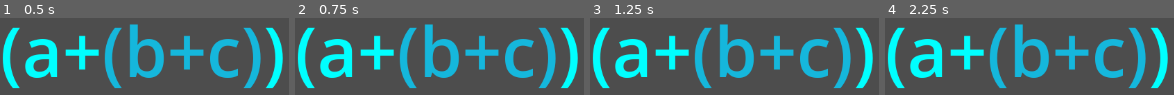
Above: before the commit, frames 1-4 (left to right).
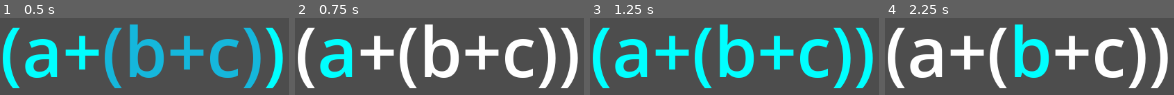
Above: after the commit, the same moments.

Repository: theoahfeldt/emperical-maths
Game: Godot game, scene res://test.tscn
Two runs of this game, one before a commit and one after it. Both use one fixed random seed, a clock stepped at 60 frames per second and the inputs below.
Inputs:
- Up to frame 1 (0.5 s): no input
- Up to frame 2 (0.75 s): tap Enter at 0.5 s; hold Right (expression_right, bound only after the commit) from 0.53 s (still down); tap Down (expression_in, bound only after the commit) at 0.6 s
- Up to frame 3 (1.25 s): keep holding Right (expression_right, bound only after the commit); tap Up (expression_out, bound only after the commit) at 0.8 s
- Up to frame 4 (2.25 s): tap Space at 1.25 s; release Right (expression_right, bound only after the commit) at 1.28 s; hold Left (expression_left, bound only after the commit) 1.28-2.03 s; tap Up (expression_out, bound only after the commit) at 1.35 s; tap Down (expression_in, bound only after the commit) at 1.55, 2.1 s; tap Enter at 2 s; hold Right (expression_right, bound only after the commit) from 2.03 s (still down)

Frame 1 is identical in both runs. In frame 2, 20% of the frame differs, in the area x 0-98%, y 7-93%; in frame 3, 12%; in frame 4, 23%.

Commit message:
Add controls for navigating algebraic expressions

Diff:
--- /dev/null
+++ b/game/expression_selector.gd
@@ -0,0 +1,51 @@
+extends Node2D
+
+
+var selected_stack: Array
+@export var selected_expression: AlgebraicExpression
+
+
+# Add signals for when an expression is selected and deselected
+# React to signals in AlgebraicExpression
+func select(expression: AlgebraicExpression):
+	selected_expression.deselected()
+	selected_expression = expression
+	expression.selected()
+
+
+func select_inner():
+	if selected_expression is Sum:
+		selected_stack.append(selected_expression)
+		select(selected_expression.a)
+
+
+func select_outer():
+	if selected_stack.size() > 0:
+		select(selected_stack.pop_back())
+
+
+func select_left():
+	if selected_stack.size() > 0:
+		select(selected_stack.back().a)
+
+
+func select_right():
+	if selected_stack.size() > 0:
+		select(selected_stack.back().b)
+
+
+# Called when the node enters the scene tree for the first time.
+func _ready() -> void:
+	pass # Replace with function body.
+
+
+# Called every frame. 'delta' is the elapsed time since the previous frame.
+func _process(delta: float) -> void:
+	if Input.is_action_just_pressed("expression_in"):
+		select_inner()
+	if Input.is_action_just_pressed("expression_out"):
+		select_outer()
+	if Input.is_action_just_pressed("expression_left"):
+		select_left()
+	if Input.is_action_just_pressed("expression_right"):
+		select_right()
--- /dev/null
+++ b/game/expression_selector.tscn
@@ -0,0 +1,6 @@
+[gd_scene load_steps=2 format=3 uid="uid://tjrwnnixkfgc"]
+
+[ext_resource type="Script" path="res://expression_selector.gd" id="1_jpry7"]
+
+[node name="ExpressionSelector" type="Node2D"]
+script = ExtResource("1_jpry7")
--- a/game/project.godot
+++ b/game/project.godot
@@ -14,3 +14,30 @@
 run/main_scene="res://test.tscn"
 config/features=PackedStringArray("4.1", "Forward Plus")
 config/icon="res://icon.svg"
+
+[input]
+
+expression_in={
+"deadzone": 0.5,
+"events": [Object(InputEventKey,"resource_local_to_scene":false,"resource_name":"","device":-1,"window_id":0,"alt_pressed":false,"shift_pressed":false,"ctrl_pressed":false,"meta_pressed":false,"pressed":false,"keycode":0,"physical_keycode":4194322,"key_label":0,"unicode":0,"echo":false,"script":null)
+, Object(InputEventKey,"resource_local_to_scene":false,"resource_name":"","device":-1,"window_id":0,"alt_pressed":false,"shift_pressed":false,"ctrl_pressed":false,"meta_pressed":false,"pressed":false,"keycode":0,"physical_keycode":83,"key_label":0,"unicode":115,"echo":false,"script":null)
+]
+}
+expression_out={
+"deadzone": 0.5,
+"events": [Object(InputEventKey,"resource_local_to_scene":false,"resource_name":"","device":-1,"window_id":0,"alt_pressed":false,"shift_pressed":false,"ctrl_pressed":false,"meta_pressed":false,"pressed":false,"keycode":0,"physical_keycode":4194320,"key_label":0,"unicode":0,"echo":false,"script":null)
+, Object(InputEventKey,"resource_local_to_scene":false,"resource_name":"","device":-1,"window_id":0,"alt_pressed":false,"shift_pressed":false,"ctrl_pressed":false,"meta_pressed":false,"pressed":false,"keycode":0,"physical_keycode":87,"key_label":0,"unicode":119,"echo":false,"script":null)
+]
+}
+expression_left={
+"deadzone": 0.5,
+"events": [Object(InputEventKey,"resource_local_to_scene":false,"resource_name":"","device":-1,"window_id":0,"alt_pressed":false,"shift_pressed":false,"ctrl_pressed":false,"meta_pressed":false,"pressed":false,"keycode":0,"physical_keycode":4194319,"key_label":0,"unicode":0,"echo":false,"script":null)
+, Object(InputEventKey,"resource_local_to_scene":false,"resource_name":"","device":-1,"window_id":0,"alt_pressed":false,"shift_pressed":false,"ctrl_pressed":false,"meta_pressed":false,"pressed":false,"keycode":0,"physical_keycode":65,"key_label":0,"unicode":97,"echo":false,"script":null)
+]
+}
+expression_right={
+"deadzone": 0.5,
+"events": [Object(InputEventKey,"resource_local_to_scene":false,"resource_name":"","device":-1,"window_id":0,"alt_pressed":false,"shift_pressed":false,"ctrl_pressed":false,"meta_pressed":false,"pressed":false,"keycode":0,"physical_keycode":4194321,"key_label":0,"unicode":0,"echo":false,"script":null)
+, Object(InputEventKey,"resource_local_to_scene":false,"resource_name":"","device":-1,"window_id":0,"alt_pressed":false,"shift_pressed":false,"ctrl_pressed":false,"meta_pressed":false,"pressed":false,"keycode":0,"physical_keycode":68,"key_label":0,"unicode":100,"echo":false,"script":null)
+]
+}
--- a/game/test.tscn
+++ b/game/test.tscn
@@ -1,8 +1,9 @@
-[gd_scene load_steps=4 format=3 uid="uid://c5nv2jrhdp0yc"]
+[gd_scene load_steps=5 format=3 uid="uid://c5nv2jrhdp0yc"]
 
 [ext_resource type="PackedScene" uid="uid://ca5nxd4726ve2" path="res://sum.tscn" id="1_iew4d"]
 [ext_resource type="Script" path="res://test.gd" id="1_kljmg"]
 [ext_resource type="PackedScene" uid="uid://bdg6hiohjx720" path="res://variable.tscn" id="1_t0nqu"]
+[ext_resource type="PackedScene" uid="uid://tjrwnnixkfgc" path="res://expression_selector.tscn" id="4_mfjwm"]
 
 [node name="Test" type="Node2D"]
 script = ExtResource("1_kljmg")
@@ -23,3 +24,6 @@
 
 [node name="VariableC" parent="Sum/Sum" instance=ExtResource("1_t0nqu")]
 variable_name = "c"
+
+[node name="ExpressionSelector" parent="." node_paths=PackedStringArray("selected_expression") instance=ExtResource("4_mfjwm")]
+selected_expression = NodePath("../Sum")
